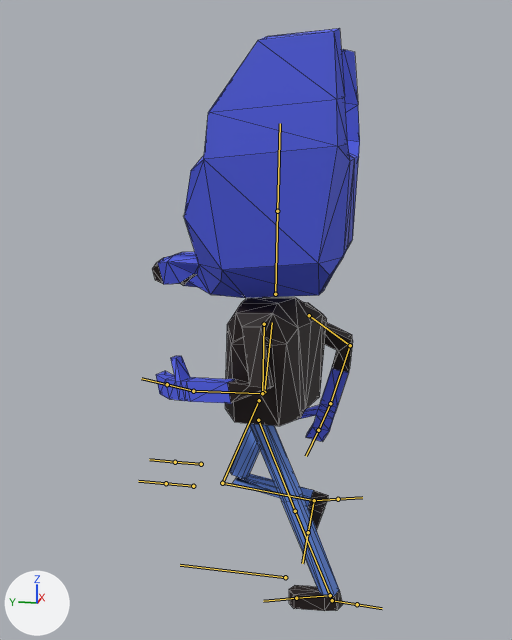
The FBX model Torch/Assets/Models/character-yellow-1-model.fbx: old version first, new version second.
The view is the same before and after, from a 50 mm lens placed at (-2.232, -0.185, 1.542), pointed at (0.052, 0.272, 0.971). The lights are fixed; the arrows at lower left show +X, +Y and +Z. Both versions are drawn at frame 251 of the action 'Skeleton|yellow_animation'; the numbers are the values there. The bones that bend it are drawn over the model as lines. Mesh edges are drawn as thin lines.
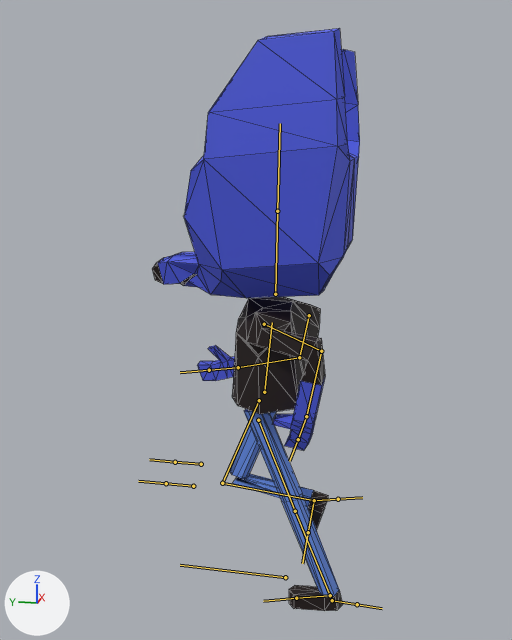
Pixel boxes (x1, y1, x2, y2) of what changed, in the pictures (512 x 640 px):
'Cube', posed
    both: (152, 28, 360, 611)
bone 'Arm01.R', root to tip
    before: (309, 315) to (350, 345)
    after: (309, 315) to (299, 357)
bone 'Arm01.L.001', root to tip
    before: (264, 324) to (262, 393)
    after: (264, 324) to (321, 351)

The change, as a list of edits to the scene's bpy script:
```text
Change bone_arm01_r:
    where bone_arm01_r = bpy.data.objects['Skeleton'].pose.bones['Arm01.R']  # child of 'chestbone'
    bone_arm01_r.rotation_quaternion: (0.888, 0.391, -0.233, -0.062) -> (0.995, -0.054, 0.029, -0.076)  # degrees (51, -21, -18) -> degrees (-6, 3, -9)
Change bone_arm01_l_001:
    where bone_arm01_l_001 = bpy.data.objects['Skeleton'].pose.bones['Arm01.L.001']  # child of 'chestbone'
    bone_arm01_l_001.rotation_quaternion: (0.99, 0.069, 0.07, 0.104) -> (0.747, 0.563, 0.338, 0.102)  # degrees (9, 7, 12) -> degrees (81, 23, 35)
```
